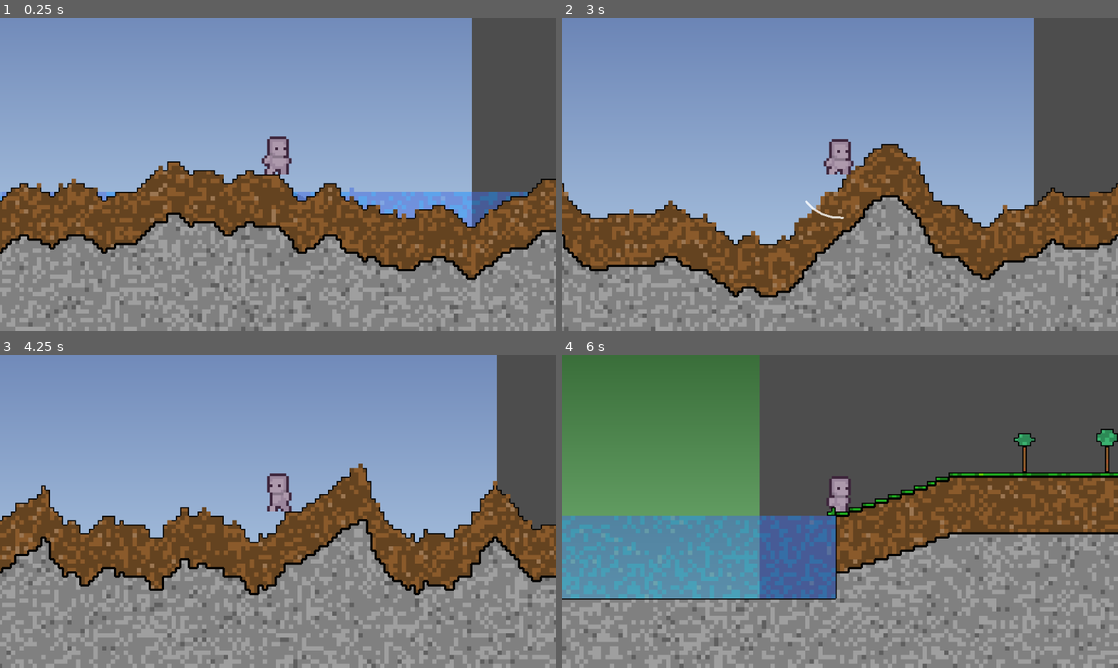
Above: before the commit, frames 1-4 (two rows, left to right).
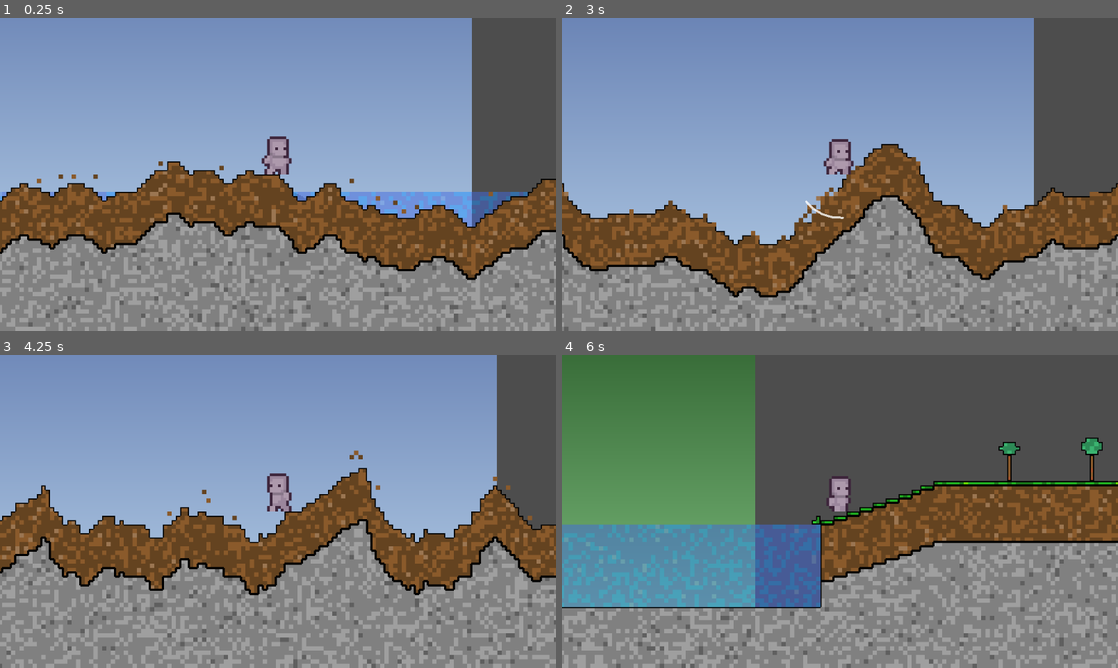
Above: after the commit, the same moments.

Repository: MessrsBrightside/pixel-mixel
Game: Godot game, scene res://scenes/main.tscn
Same seed, same stepped clock (60 frames per second), same inputs: the game is played once before the commit and once after it.
Inputs (mouse positions are in pixels of both pictures, inside the frame that each line leads up to):
- Up to frame 1 (0.25 s): no input
- Up to frame 2 (3 s): tap Enter (ui_accept) at 0.5, 0.77, 1.52 s; move the mouse to (962, 158) at 0.52 s; hold Right (ui_right) 0.53-1.28 s; tap 1 at 0.6 s; click (962, 158) at 0.67 s; move the mouse to (728, 190) at 1.27 s; hold Down 1.28-2.03 s; tap 2 at 1.35 s; move the mouse to (895, 105) at 2.02 s; hold Right (ui_right) 2.03-2.78 s; tap 3 at 2.1 s; move the mouse to (812, 237) at 2.77 s; hold Up from 2.78 s (still down); tap 4 at 2.85 s; click (812, 237) at 2.92 s
- Up to frame 3 (4.25 s): tap Enter (ui_accept) at 3.02, 3.77 s; move the mouse to (444, 558) at 3.52 s; release Up at 3.53 s; hold Left (ui_left) from 3.53 s (still down); tap 5 at 3.6 s
- Up to frame 4 (6 s): move the mouse to (673, 464) at 4.27 s; tap 6 at 4.35 s; tap Enter (ui_accept) at 4.52 s; move the mouse to (867, 511) at 5.02 s; release Left (ui_left) at 5.03 s; hold Down 5.03-5.78 s; tap 7 at 5.1 s; click (867, 511) at 5.17 s; move the mouse to (756, 433) at 5.77 s; hold Right (ui_right) from 5.78 s (still down); tap 8 at 5.85 s

The runs differ from the first frame. In frame 1, 0.4% of the frame differs, in the area x 6-89%, y 45-65%; in frame 2, 0.1%; in frame 3, 0.3%; in frame 4, 24%, in the area x 0-100%, y 0-100%.

Commit message:
Perf: dirty-region rendering. Add player push loose chunks + step-up 1 chunk

Diff:
--- a/scenes/main.gd
+++ b/scenes/main.gd
@@ -11,7 +11,6 @@
 var _ticks_per_frame: int = 50
 var _label: Label
 var _total_ticks: int = 0
-var _render_frame_count: int = 0
 var _player: Player
 var _camera: Camera2D
 var _parallax_bg: ParallaxBG
@@ -48,6 +47,9 @@
 
 
 func _process(_delta: float) -> void:
+	if _player._settling_needed:
+		_player._settling_needed = false
+		_settling = true
 	if not _settling:
 		return
 	var moved := false
@@ -58,12 +60,11 @@
 		else:
 			break
 	if moved:
-		_render_frame_count += 1
-		if _render_frame_count % 3 == 0:
-			_renderer.render()
+		var dirty := _simulator.get_dirty_rect()
+		if dirty.size.x > 0:
+			_renderer.mark_dirty_region(dirty)
 	if not moved:
 		_settling = false
-		_renderer.render()
 		_update_label("settled (seed %d, %d ticks)" % [_current_seed, _total_ticks])
 	else:
 		_update_label("settling seed %d... tick %d" % [_current_seed, _total_ticks])
--- a/scripts/player.gd
+++ b/scripts/player.gd
@@ -18,6 +18,7 @@
 var chunk_grid: ChunkGrid
 var terrain_defs: Array[TerrainDef]
 var on_ground := false
+var _settling_needed := false
 var _blade = BladeAttackClass.new()
 
 var _idle_sprite: Sprite2D
@@ -100,7 +101,15 @@
 	if not _collides_at(Vector2(new_x, position.y)):
 		position.x = new_x
 	else:
-		velocity.x = 0.0
+		# Try step-up: can we move there if we go 1 chunk higher?
+		var step_y := position.y - CHUNK_SIZE
+		if on_ground and not _collides_at(Vector2(new_x, step_y)):
+			position.x = new_x
+			position.y = step_y
+		else:
+			# Try pushing loose chunks in movement direction
+			_try_push_loose(new_x)
+			velocity.x = 0.0
 
 	# Vertical
 	var new_y := position.y + velocity.y * delta
@@ -110,11 +119,35 @@
 	else:
 		if velocity.y > 0:
 			on_ground = true
-			# Snap to top of solid chunk
 			position.y = _snap_to_ground(position.x, new_y)
 		else:
 			on_ground = false
 		velocity.y = 0.0
+
+
+func _try_push_loose(target_x: float) -> void:
+	## Push any loose chunks adjacent to player in movement direction
+	if chunk_grid == null:
+		return
+	var push_dir := 1 if target_x > position.x else -1
+	var edge_x: float = position.x + (HITBOX_W / 2.0) * push_dir
+	var cx := int(edge_x) / CHUNK_SIZE + push_dir
+	var cy_top := int(position.y - HITBOX_H) / CHUNK_SIZE
+	var cy_bot := int(position.y - 1) / CHUNK_SIZE
+
+	for cy in range(cy_top, cy_bot + 1):
+		var pos := Vector2i(cx, cy)
+		if not chunk_grid.is_in_bounds(pos):
+			continue
+		var chunk = chunk_grid.get_chunk(pos)
+		if chunk.terrain != 0 and chunk.state == ChunkGrid.State.LOOSE:
+			var dest := Vector2i(cx + push_dir, cy)
+			if chunk_grid.is_in_bounds(dest):
+				var dest_chunk = chunk_grid.get_chunk(dest)
+				if dest_chunk.terrain == 0:
+					chunk_grid.set_chunk(dest, chunk.terrain, chunk.color, chunk.state)
+					chunk_grid.set_chunk(pos, 0, 0, 0)
+					_settling_needed = true
 
 
 func _collides_at(pos: Vector2) -> bool:
--- a/scripts/sim/chunk_simulator.gd
+++ b/scripts/sim/chunk_simulator.gd
@@ -22,9 +22,17 @@
 	return ticks
 
 
+var dirty_min: Vector2i = Vector2i.ZERO
+var dirty_max: Vector2i = Vector2i.ZERO
+var _has_dirty: bool = false
+
+
 func tick(grid: ChunkGrid) -> bool:
 	var moved := false
 	var size := grid.get_size()
+	_has_dirty = false
+	dirty_min = size
+	dirty_max = Vector2i.ZERO
 	# Bottom-to-top (highest y first), left-to-right
 	for y in range(size.y - 1, -1, -1):
 		for x in range(size.x):
@@ -43,20 +51,36 @@
 	return moved
 
 
+func get_dirty_rect() -> Rect2i:
+	if not _has_dirty:
+		return Rect2i()
+	return Rect2i(dirty_min, dirty_max - dirty_min + Vector2i.ONE)
+
+
+func _mark_dirty(pos: Vector2i) -> void:
+	_has_dirty = true
+	dirty_min.x = mini(dirty_min.x, pos.x)
+	dirty_min.y = mini(dirty_min.y, pos.y)
+	dirty_max.x = maxi(dirty_max.x, pos.x)
+	dirty_max.y = maxi(dirty_max.y, pos.y)
+
+
 func _try_fall(grid: ChunkGrid, pos: Vector2i, chunk: Dictionary) -> bool:
 	var below := Vector2i(pos.x, pos.y + 1)
 	if not grid.is_in_bounds(below):
 		return false
 	var below_chunk = grid.get_chunk(below)
 	if below_chunk == null or below_chunk.terrain == 0:
-		# Empty below — fall
 		grid.set_chunk(below, chunk.terrain, chunk.color, chunk.state)
 		grid.set_chunk(pos, 0, 0, 0)
+		_mark_dirty(pos)
+		_mark_dirty(below)
 		return true
-	# Loose chunks sink through liquid (swap positions)
 	if chunk.state == ChunkGridClass.State.LOOSE and below_chunk.state == ChunkGridClass.State.LIQUID:
 		grid.set_chunk(below, chunk.terrain, chunk.color, chunk.state)
 		grid.set_chunk(pos, below_chunk.terrain, below_chunk.color, below_chunk.state)
+		_mark_dirty(pos)
+		_mark_dirty(below)
 		return true
 	return false
 
@@ -93,6 +117,8 @@
 		return false
 	grid.set_chunk(target, chunk.terrain, chunk.color, chunk.state)
 	grid.set_chunk(pos, 0, 0, 0)
+	_mark_dirty(pos)
+	_mark_dirty(target)
 	return true
 
 
